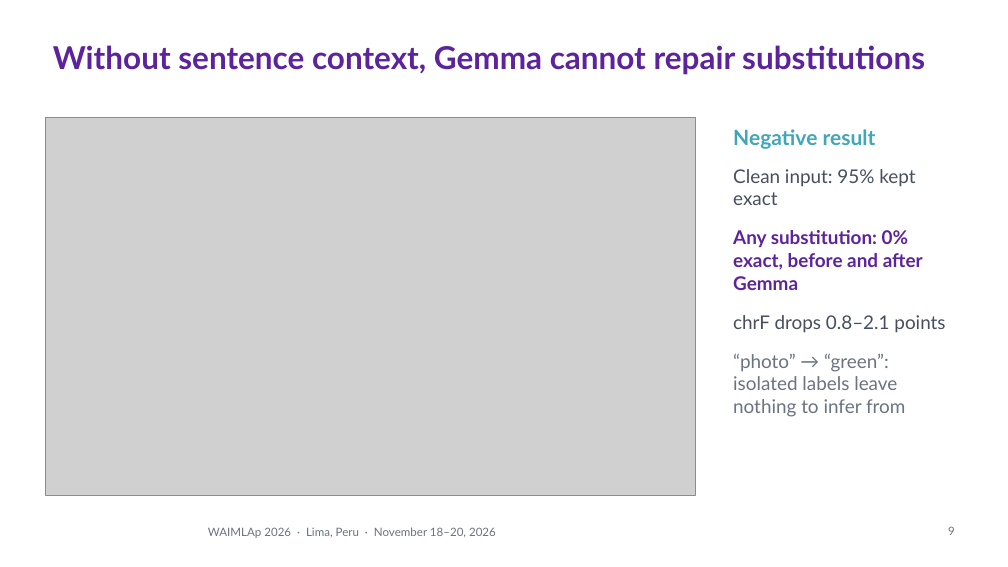
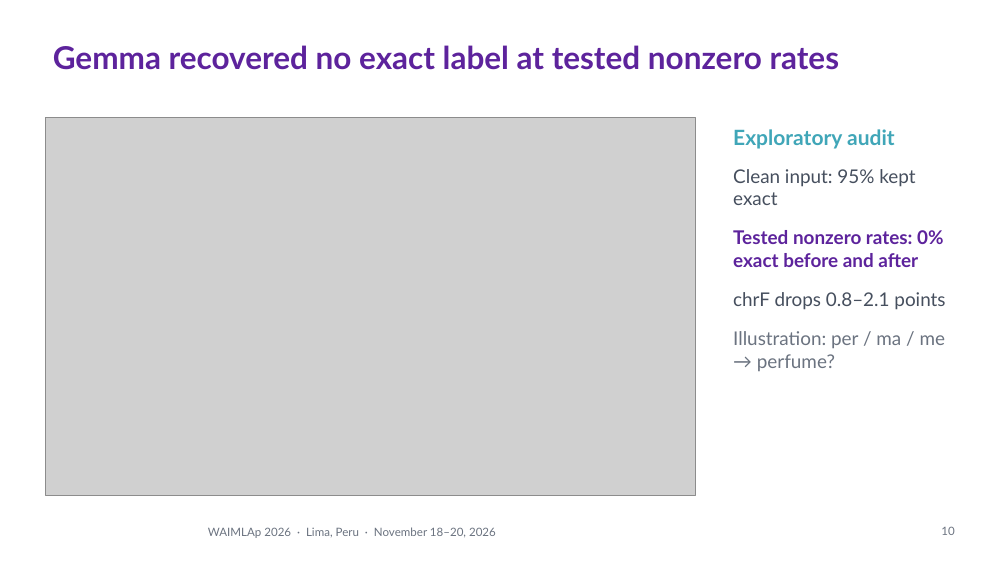
Before and after one commit to Percep3/Imitator, a slide deck: slide 10 of presentation/waimlap2026/imitator_waimlap2026.pptx (slide 9 before the commit). Drawn at 1008x567 pixels with LibreOffice and Linux fonts; fonts in the diff are those of the drawing; grey boxes stand for pictures; background and template pictures are left out. Boxes give left, top, right and bottom in pixels: in the first picture for what was removed or moved away, otherwise in the second. Text is boxed around its words. In the diff, an @@ line names an element or a change of style, - is before the commit and + after.

Commit message:
Align WAIMLAp slides with isolated-sign paper narrative

```diff
--- a/presentation/waimlap2026/imitator_waimlap2026.pptx
+++ b/presentation/waimlap2026/imitator_waimlap2026.pptx
@@ title at bbox=[53, 45, 840, 70]: text changed @@
-Without sentence context, Gemma cannot repair substitutions
+Gemma recovered no exact label at tested nonzero rates
@@ text at bbox=[733, 129, 895, 149]: text changed @@
-Negative result
+Exploratory audit
@@ text at bbox=[733, 230, 943, 267]: text changed @@
-Any substitution: 0% exact, before and after Gemma
+Tested nonzero rates: 0% exact before and after
@@ text at bbox=[733, 331, 946, 371]: text changed @@
-“photo” → “green”: isolated labels leave nothing to infer from
+Illustration: per / ma / me → perfume?
@@ page number at bbox=[941, 526, 954, 535]: text changed @@
-9
+10
```
Also in this commit, not shown: 3 other slides changed, 1 slide added, 4 other files.
